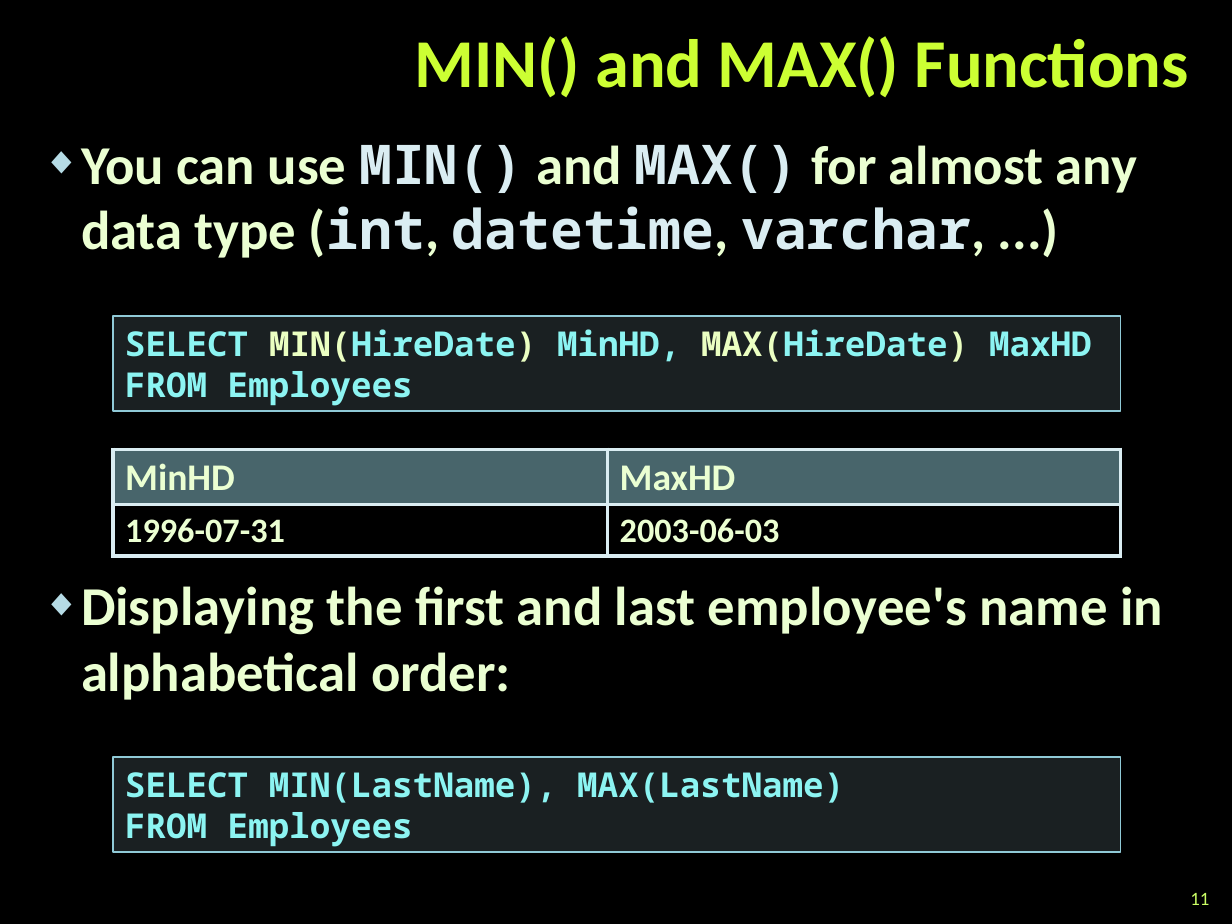
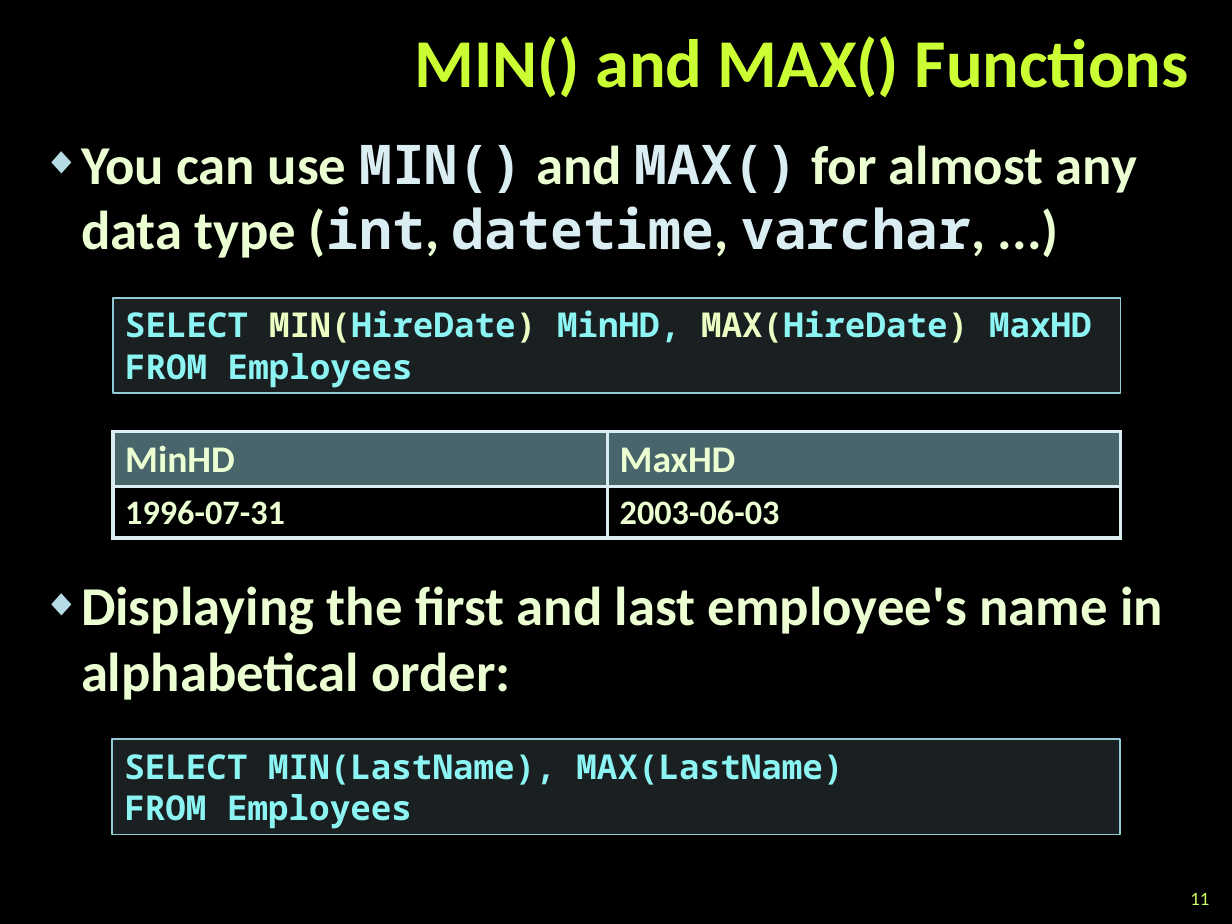
Before and after one commit to martin-nikolov/Telerik-Academy, a slide deck: slide 11 of Databases/05. Advanced SQL/Advanced-SQL.pptx. Drawn at 1232x924 pixels with LibreOffice and Linux fonts; fonts in the diff are those of the drawing; background and template pictures are left out. Boxes give left, top, right and bottom in pixels: in the first picture for what was removed or moved away, otherwise in the second. Text is boxed around its words. In the diff, an @@ line names an element or a change of style, - is before the commit and + after.

```diff
--- a/Databases/05. Advanced SQL/Advanced-SQL.pptx
+++ b/Databases/05. Advanced SQL/Advanced-SQL.pptx
@@ rectangle "SELECT MIN(HireDate) MinHD, MAX(HireDate) MaxHD": place and size @@
-rectangle "SELECT MIN(HireDate) MinHD, MAX(HireDate) MaxHD" at (113,315,1121,410)
+rectangle "SELECT MIN(HireDate) MinHD, MAX(HireDate) MaxHD" at (113,298,1121,393)
@@ table: place and size @@
-table at (113,450,1120,556)
+table at (113,431,1120,537)
@@ rectangle "SELECT MIN(LastName), MAX(LastName)": place and size @@
-rectangle "SELECT MIN(LastName), MAX(LastName)" at (113,756,1121,851)
+rectangle "SELECT MIN(LastName), MAX(LastName)" at (112,739,1120,834)
```
Also in this commit, not shown: 9 other slides changed, 4 other files.
